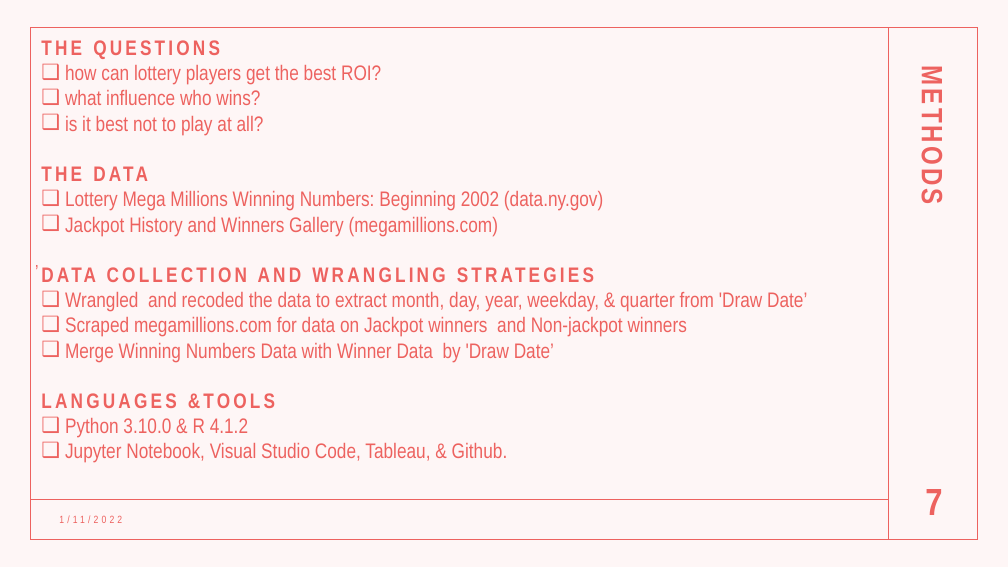
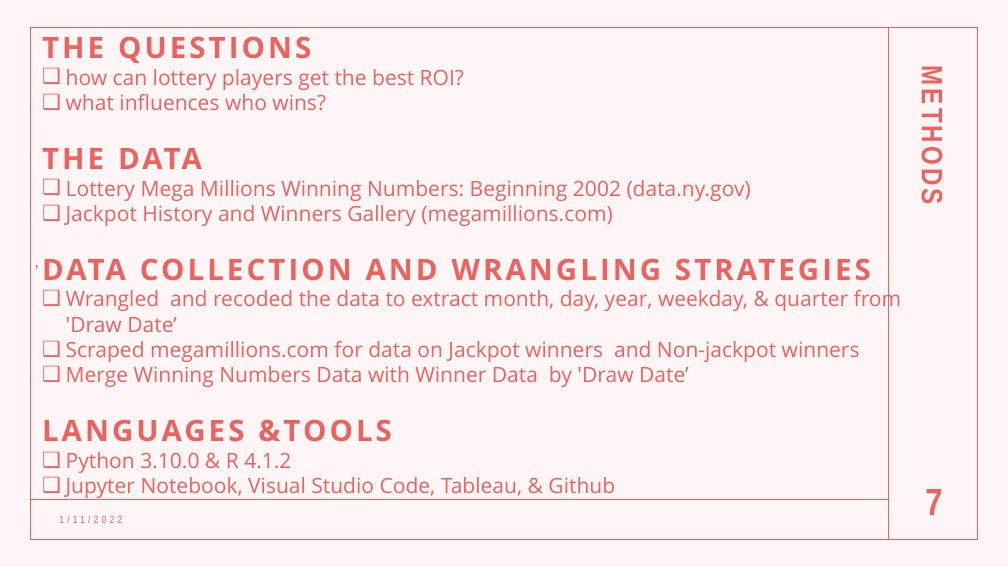
Before and after one commit to AlbiKovi/DSO110---Final-Group-Project, a slide deck: slide 7 of Is the Mega Millions a Mega Trap.pptm. Drawn at 1008x567 pixels with LibreOffice and Linux fonts; fonts in the diff are those of the drawing. Boxes give left, top, right and bottom in pixels: in the first picture for what was removed or moved away, otherwise in the second. Text is boxed around its words. In the diff, an @@ line names an element or a change of style, - is before the commit and + after.

```diff
--- a/Is the Mega Millions a Mega Trap.pptm
+++ b/Is the Mega Millions a Mega Trap.pptm
@@ text at bbox=[42, 69, 902, 473]: size 20 to 28 pt in "THE QUESTIONS", "THE DATA", "DATA COLLECTION AND WRANGLING STRATEGIES", "LANGUAGES &TOOLS"; font Arial Narrow to Open Sans in "THE QUESTIONS", "how can lottery players get the best ...", "THE DATA", "Lottery Mega Millions Winning Numbers: Beginning 2002 ..." and 7 more places @@
@@ text at bbox=[66, 94, 326, 110]: text changed; font Arial Narrow to Open Sans @@
-❑ what influence who wins?
-❑ is it best not to play at all?
+❑ what influences who wins?
@@ text at bbox=[66, 477, 615, 500]: text changed; font Arial Narrow to Open Sans @@
-❑ Jupyter Notebook, Visual Studio Code, Tableau, & Github.
+❑ Jupyter Notebook, Visual Studio Code, Tableau, & Github
```
Also in this commit, not shown: 4 other slides changed, 2 slides added.
